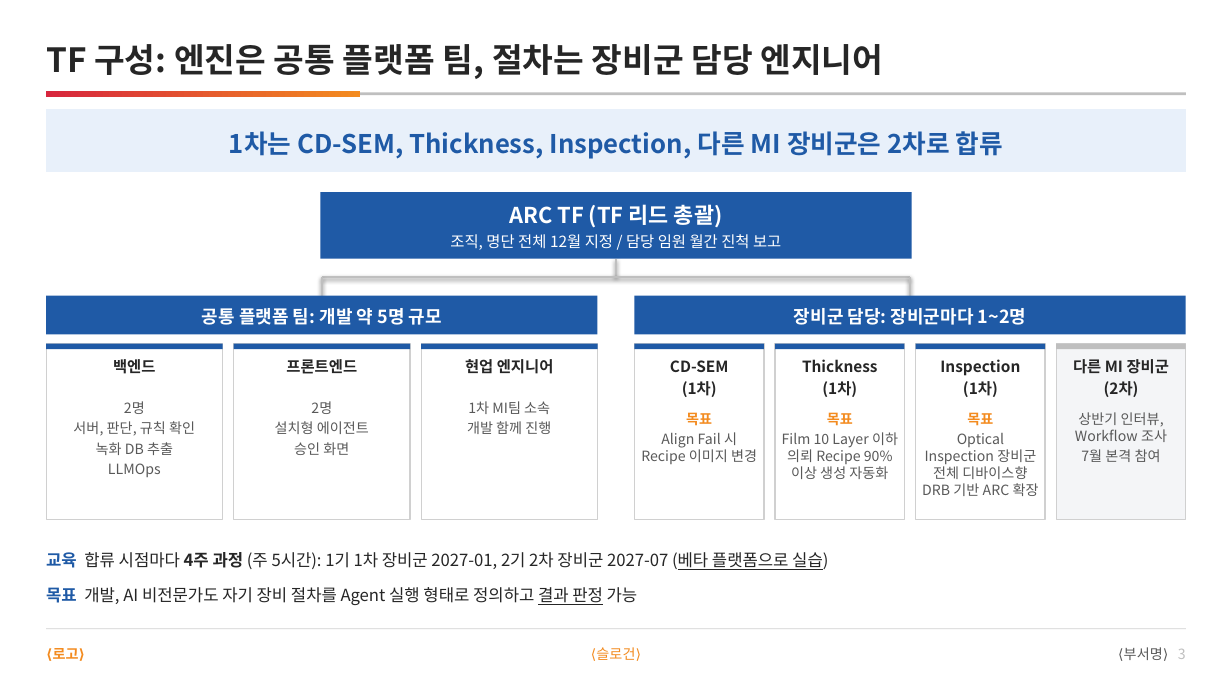
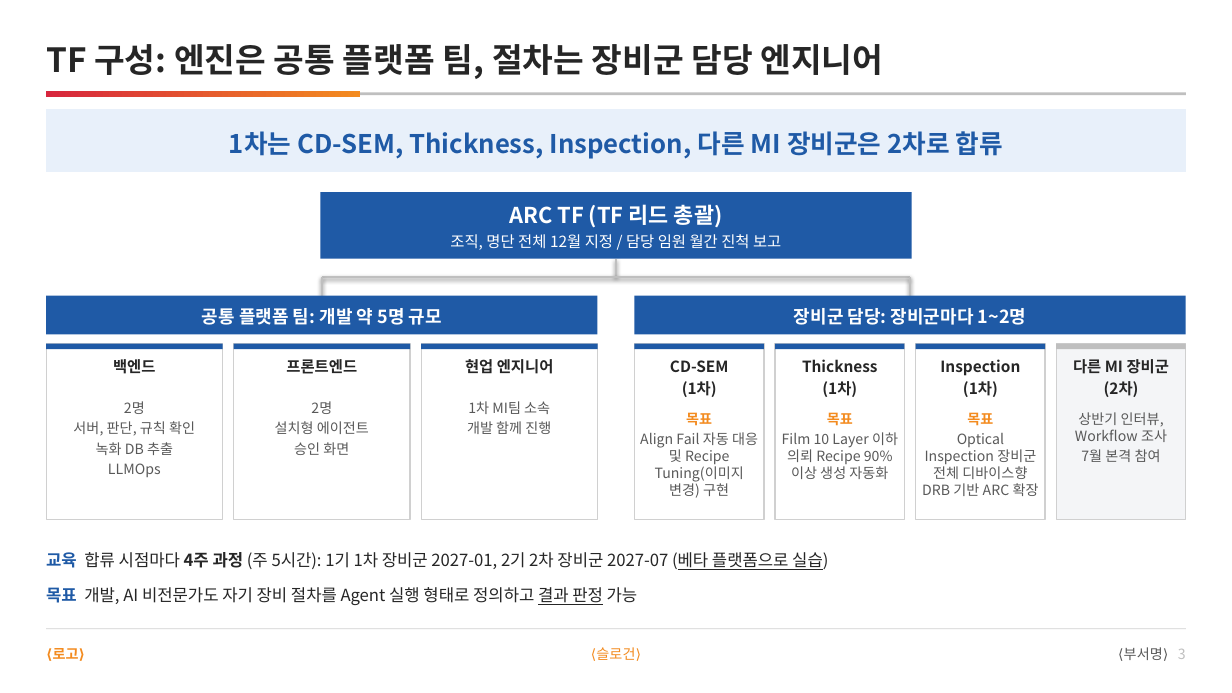
Before and after one commit to DarrenKoi/pm_notes, a slide deck: slide 3 of my-task/arc-tf/deliverables/arc-tf-proposal.pptx. Drawn at 1232x693 pixels with LibreOffice and Linux fonts; fonts in the diff are those of the drawing. Boxes give left, top, right and bottom in pixels: in the first picture for what was removed or moved away, otherwise in the second. Text is boxed around its words. In the diff, an @@ line names an element or a change of style, - is before the commit and + after.

```diff
--- a/my-task/arc-tf/deliverables/arc-tf-proposal.pptx
+++ b/my-task/arc-tf/deliverables/arc-tf-proposal.pptx
@@ text at box(640, 432, 758, 498): text changed @@
-Align Fail 시 Recipe 이미지 변경
+Align Fail 자동 대응 및 Recipe Tuning(이미지 변경) 구현
```
Also in this commit, not shown: 1 other slide changed, 10 other files.
